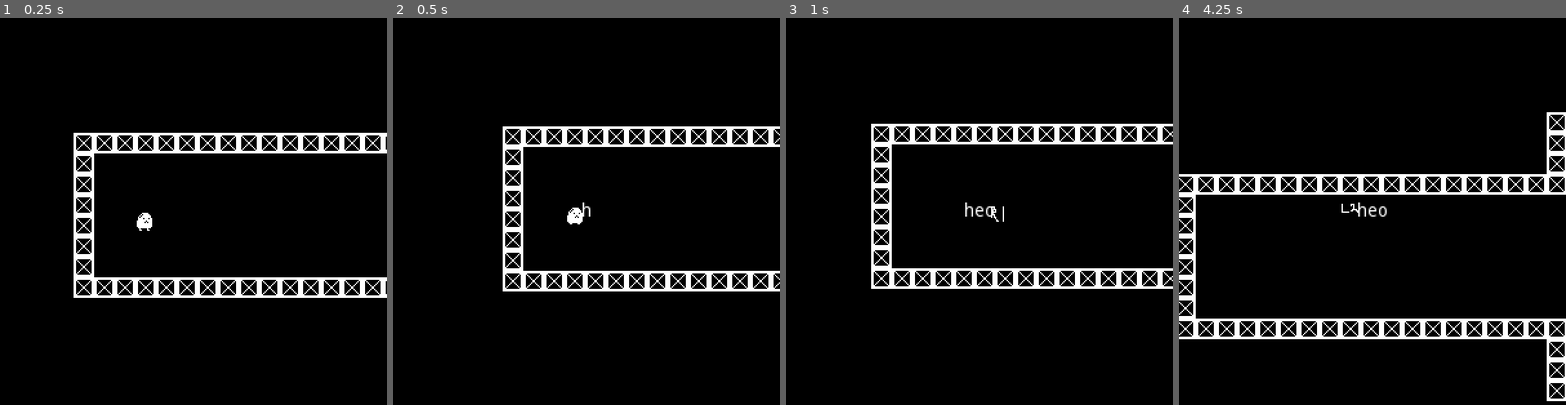
Above: before the commit, frames 1-4 (left to right).
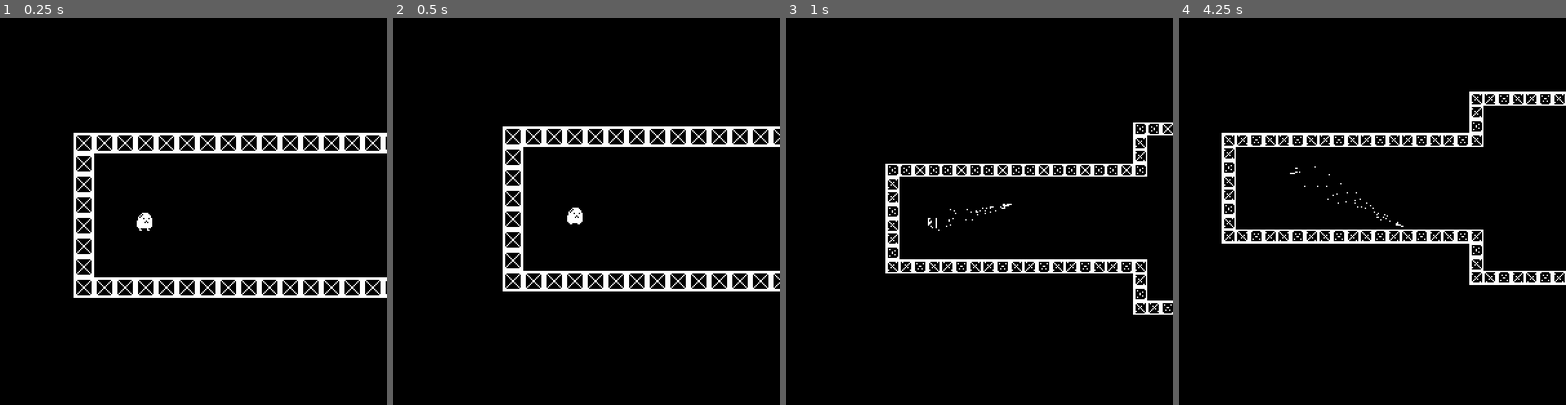
Above: after the commit, the same moments.

Repository: theowiik/PITCH-BLACK
Game: Godot game, scene res://scenes/Game.tscn
Same seed, same stepped clock (60 frames per second), same inputs: the game is played once before the commit and once after it.
Inputs (mouse positions are in pixels of both pictures, inside the frame that each line leads up to):
- Up to frame 1 (0.25 s): no input
- Up to frame 2 (0.5 s): no input
- Up to frame 3 (1 s): move the mouse to (1064, 192) at 0.52 s; hold D (right) from 0.53 s (still down); hold Right mouse button (add_rocket) from 0.53 s (still down); click (1064, 192) at 0.8 s
- Up to frame 4 (4.25 s): move the mouse to (1295, 230) at 1.27 s; release D (right) at 1.28 s; release Right mouse button (add_rocket) at 1.28 s; hold S (down) 1.28-2.03 s; click (1295, 230) at 1.35 s; right-click (1295, 230) at 1.55 s; move the mouse to (1411, 126) at 2.02 s; hold D (right) 2.03-2.78 s; hold Right mouse button (add_rocket) 2.03-2.78 s; click (1411, 126) at 2.3 s; move the mouse to (1353, 288) at 2.77 s; hold W (up) 2.78-3.53 s; click (1353, 288) at 2.85 s; right-click (1353, 288) at 3.05 s; move the mouse to (1488, 269) at 3.52 s; hold A (left) from 3.53 s (still down); hold Right mouse button (add_rocket) from 3.53 s (still down); click (1488, 269) at 3.8 s

Frame 1 is identical in both runs. In frame 2, less than 0.1% of the frame differs, in the area x 49-51%, y 47-52%; in frame 3, 7.9%; in frame 4, 12%, in the area x 0-100%, y 19-99%.

Commit message:
fix delays for text and new input method

Diff:
--- a/project.godot
+++ b/project.godot
@@ -14,6 +14,11 @@
 "language": "GDScript",
 "path": "res://scripts/Actor.gd"
 }, {
+"base": "CanvasLayer",
+"class": "Cutscene",
+"language": "GDScript",
+"path": "res://scripts/Cutscene.gd"
+}, {
 "base": "Area2D",
 "class": "Projectile",
 "language": "GDScript",
@@ -26,6 +31,7 @@
 } ]
 _global_script_class_icons={
 "Actor": "",
+"Cutscene": "",
 "Projectile": "",
 "Rocket": ""
 }
--- a/scenes/Cutscene.tscn
+++ b/scenes/Cutscene.tscn
@@ -4,10 +4,6 @@
 
 [node name="Cutscene" type="CanvasLayer"]
 script = ExtResource( 1 )
-
-[node name="Delay" type="Timer" parent="."]
-wait_time = 0.33
-one_shot = true
 
 [node name="CenterContainer" type="CenterContainer" parent="."]
 anchor_right = 1.0
@@ -25,4 +21,3 @@
 __meta__ = {
 "_edit_use_anchors_": false
 }
-[connection signal="timeout" from="Delay" to="." method="_on_Delay_timeout"]
--- a/scripts/Cutscene.gd
+++ b/scripts/Cutscene.gd
@@ -1,20 +1,33 @@
 extends CanvasLayer
+
+class_name Cutscene
+
+signal finished
 
 onready var text_label: Label = get_node("CenterContainer/Label")
 onready var delay_timer: Timer = get_node("Delay")
-var current_char: int = 0
-var text: String = "heol"
+const delay_time: float = 0.1
+const finished_delay: float = 3.0
 
 func _ready() -> void:
 	text_label.text = ""
-	$Delay.start()
 
-func _on_Delay_timeout() -> void:
-	append_char()
-	current_char += 1
+# Displays a message
+func display(text: String) -> void:
+	text_label.text = ""
 
-	if current_char < text.length() - 1:
-		$Delay.start()
+	for i in text.length():
+		text_label.text += text[i]
+		yield(get_tree().create_timer(delay_time), "timeout")
 
-func append_char() -> void:
-	text_label.text += text[current_char]
+	yield(get_tree().create_timer(finished_delay), "timeout")
+	emit_signal("finished")
+
+func hide() -> void:
+	text_label.visible = false
+
+func show() -> void:
+	text_label.visible = true
+
+func wait(ms: float) -> void:
+	print("do")
--- a/scripts/Game.gd
+++ b/scripts/Game.gd
@@ -1,8 +1,11 @@
 extends Node2D
+
+signal cutscene_finished
 
 const rocket: PackedScene = preload("res://scenes/Rocket.tscn")
 onready var player: Actor = get_node("Player")
 onready var camera: Camera2D = get_node("Camera")
+onready var cutscene: Cutscene = get_node("Cutscene")
 
 var current_level: int = 0
 var levels = [
@@ -12,11 +15,34 @@
 ]
 
 func _ready() -> void:
+	# intro()
+	# yield(self, "cutscene_finished")
+
+	# Signals
 	player.connect("shoot", self, "on_shoot")
 	player.connect("rocket_added", self, "on_rocket_added")
+
+	# Camera
 	remove_child(camera)
 	player.add_child(camera)
+
+	# Room
 	start_room()
+
+func intro() -> void:
+	cutscene.show()
+
+	cutscene.display("...")
+	yield(cutscene, "finished")
+	cutscene.display("...")
+	yield(cutscene, "finished")
+	cutscene.display("it's so dark in here")
+	yield(cutscene, "finished")
+	cutscene.display("I need to find a flashlight")
+	yield(cutscene, "finished")
+
+	cutscene.hide()
+	emit_signal("cutscene_finished")
 
 func start_room() -> void:
 	for child in $Level.get_children():
@@ -43,7 +69,7 @@
 		start_room()
 
 func end_screen() -> void:
-	print("won!")
+	$Cutscene.visible = true
 
 func on_shoot(projectile: Projectile) -> void:
 	add_child(projectile)
@@ -66,7 +92,7 @@
 	player.controlling = true
 
 func set_high_fov() -> void:
-	camera.zoom = Vector2(2, 2)
+	camera.zoom = Vector2(1.5, 1.5)
 
 func set_normal_zoom() -> void:
 	camera.zoom = Vector2(1, 1)
--- a/scripts/Player.gd
+++ b/scripts/Player.gd
@@ -20,19 +20,19 @@
 func _physics_process(_delta: float) -> void:
 	if not controlling: return
 
+	# Move
 	var vel: Vector2 = move_and_slide(get_input_vector() * movement_speed)
 	play_anim(vel)
 
-func _unhandled_input(event: InputEvent) -> void:
-	if not controlling: return
-
-	if event.is_action_pressed("shoot"):
+	# Shoot
+	if Input.is_action_just_pressed("shoot"):
 		var proj: Projectile = projectile.instance()
 		proj.global_position = global_position
 		emit_signal("shoot", proj)
 		get_tree().set_input_as_handled()
 
-	if event.is_action_pressed("add_rocket") && controlling:
+	# Rocket
+	if Input.is_action_just_pressed("add_rocket"):
 		controlling = false
 		emit_signal("rocket_added")
 		get_tree().set_input_as_handled()
--- a/scripts/Rocket.gd
+++ b/scripts/Rocket.gd
@@ -13,8 +13,13 @@
 func _physics_process(delta: float) -> void:
 	move_loop(delta)
 	rotation_loop()
+
 	if time_to_smoke():
 		add_smoke()
+
+	if Input.is_action_just_pressed("explode_rocket"):
+		explode()
+		get_tree().set_input_as_handled()
 
 func time_to_smoke() -> bool:
 	return smoke_delay.is_stopped()
@@ -43,11 +48,6 @@
 	emit_signal("exploded")
 	queue_free()
 
-func _input(event) -> void:
-	if event.is_action_pressed("explode_rocket"):
-		explode()
-		get_tree().set_input_as_handled()
-
 func _on_DetectionArea_body_entered(body):
 	body.reveal()
 
